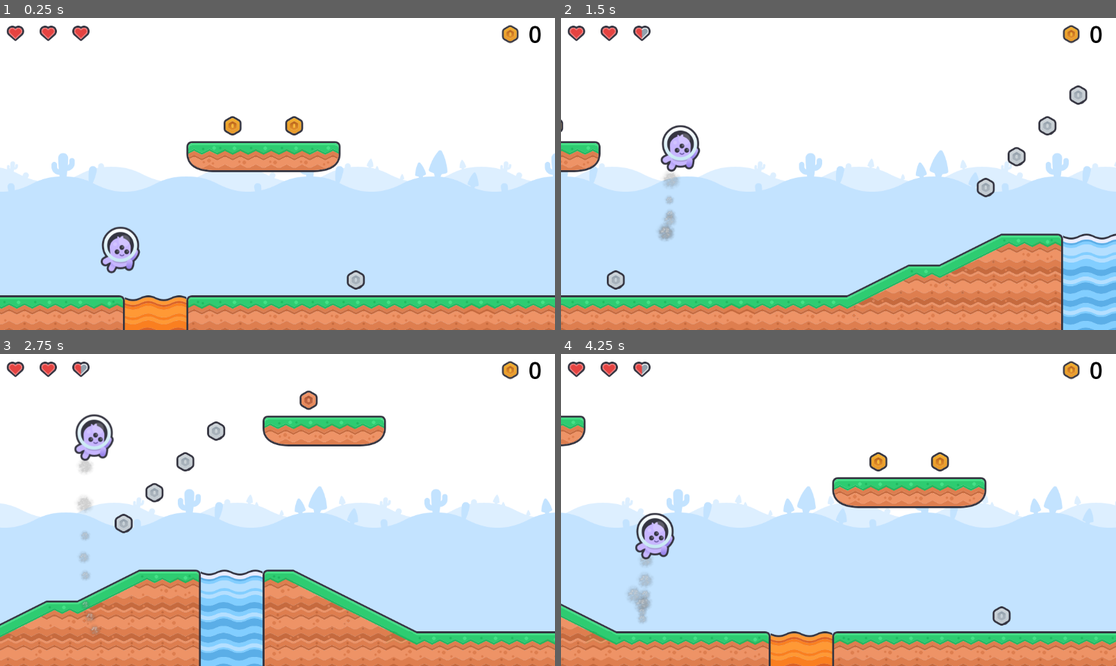
Above: before the commit, frames 1-4 (two rows, left to right).
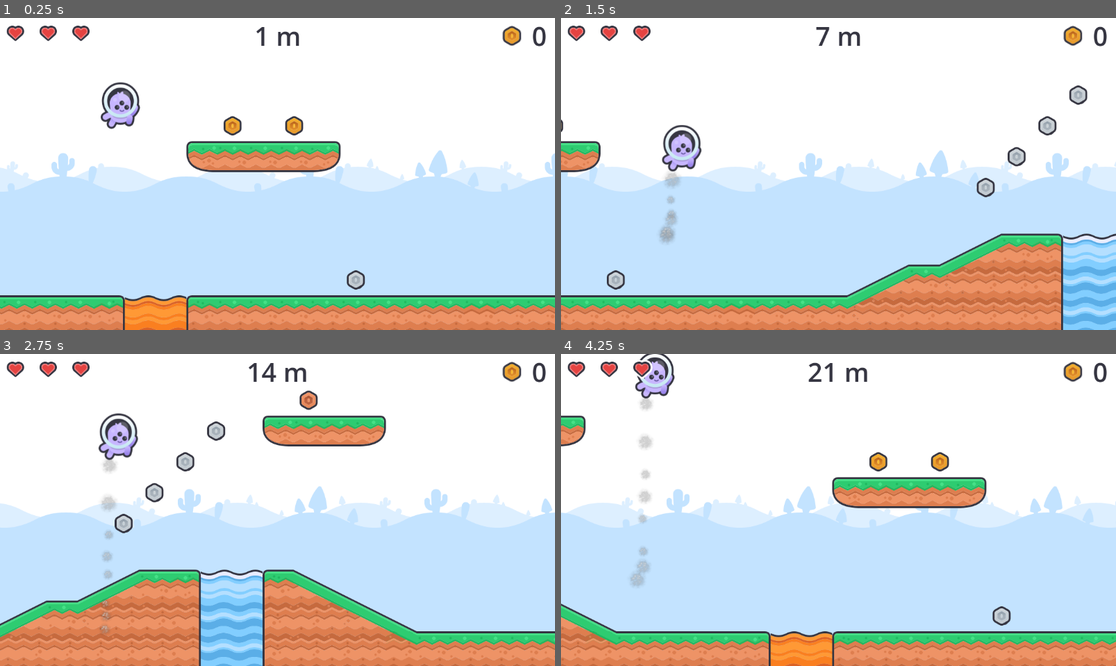
Above: after the commit, the same moments.

Repository: smarthall/20games
Game: Godot game, scene res://infinite_level.tscn
Same seed, same stepped clock (60 frames per second), same inputs: the game is played once before the commit and once after it.
Inputs:
- Up to frame 1 (0.25 s): no input
- Up to frame 2 (1.5 s): hold Space (jetpack) 0.53-1.28 s; tap Space (jetpack) at 1.35 s
- Up to frame 3 (2.75 s): hold Space (jetpack) from 2.03 s (still down)
- Up to frame 4 (4.25 s): release Space (jetpack) at 2.78 s; tap Space (jetpack) at 2.85 s; hold Space (jetpack) from 3.53 s (still down)

The runs differ from the first frame. In frame 1, 2.0% of the frame differs, in the area x 18-99%, y 2-82%; in frame 2, 1.0%; in frame 3, 2.5%; in frame 4, 2.5%, in the area x 12-99%, y 0-87%.

Commit message:
Record the distance travelled

Diff:
--- a/jetpack-joyride/hud.gd
+++ b/jetpack-joyride/hud.gd
@@ -3,9 +3,11 @@
 
 @export var hp: int = 6: set=set_hp, get=get_hp
 @export var coins: int = 0: set=set_coin_count, get=get_coin_count
+@export var distance: float = 0.0: set=set_distance, get=get_distance
 
 @onready var hearts_bar := $Control/HeartsBar
-@onready var coin_label := $Control/MarginContainer/HBoxContainer/CoinCount
+@onready var coin_label := $Control/CoinCountContainer/HBoxContainer/CoinCount
+@onready var distance_label := $Control/Distance
 
 func set_hp(value: int) -> void:
 	hp = value
@@ -21,12 +23,23 @@
 func get_coin_count() -> int:
 	return coins
 
+func set_distance(value: float) -> void:
+	distance = value
+	update_distance()
+
+func get_distance() -> float:
+	return distance
+
 func update_hearts_bar() -> void:
 	hearts_bar.hp = hp
 
 func update_coin_count() -> void:
 	coin_label.text = str(coins)
 
+func update_distance() -> void:
+	distance_label.text = str(roundi(distance)) + " m"
+
 func _ready() -> void:
 	set_hp(hp)
 	set_coin_count(coins)
+	set_distance(distance)
--- a/jetpack-joyride/hud.tscn
+++ b/jetpack-joyride/hud.tscn
@@ -6,10 +6,7 @@
 [ext_resource type="Texture2D" uid="uid://ceogm1vayw6c" path="res://Resources/hud/heart_half.svg" id="4_1xsix"]
 [ext_resource type="Texture2D" uid="uid://dp7im3hupy76i" path="res://Resources/hud/heart_empty.svg" id="5_rftc2"]
 [ext_resource type="Texture2D" uid="uid://c60b4n803djan" path="res://Resources/hud/coin.svg" id="6_1xsix"]
-
-[sub_resource type="LabelSettings" id="LabelSettings_1xsix"]
-font_size = 48
-font_color = Color(0, 0, 0, 1)
+[ext_resource type="LabelSettings" uid="uid://0lk531r1bhuo" path="res://hud_label_settings.tres" id="7_rftc2"]
 
 [node name="HUD" type="CanvasLayer"]
 script = ExtResource("1_37p78")
@@ -33,7 +30,7 @@
 heart_empty = ExtResource("5_rftc2")
 metadata/_custom_type_script = "uid://qgfccohbb0xx"
 
-[node name="MarginContainer" type="MarginContainer" parent="Control"]
+[node name="CoinCountContainer" type="MarginContainer" parent="Control"]
 layout_mode = 1
 anchors_preset = 1
 anchor_left = 1.0
@@ -43,15 +40,27 @@
 grow_horizontal = 0
 theme_override_constants/margin_right = 15
 
-[node name="HBoxContainer" type="HBoxContainer" parent="Control/MarginContainer"]
+[node name="HBoxContainer" type="HBoxContainer" parent="Control/CoinCountContainer"]
 layout_mode = 2
 
-[node name="Sprite2D" type="TextureRect" parent="Control/MarginContainer/HBoxContainer"]
+[node name="Sprite2D" type="TextureRect" parent="Control/CoinCountContainer/HBoxContainer"]
 layout_mode = 2
 texture = ExtResource("6_1xsix")
 expand_mode = 3
 
-[node name="CoinCount" type="Label" parent="Control/MarginContainer/HBoxContainer"]
+[node name="CoinCount" type="Label" parent="Control/CoinCountContainer/HBoxContainer"]
 layout_mode = 2
 text = "000"
-label_settings = SubResource("LabelSettings_1xsix")
+label_settings = ExtResource("7_rftc2")
+
+[node name="Distance" type="Label" parent="Control"]
+layout_mode = 1
+anchors_preset = 5
+anchor_left = 0.5
+anchor_right = 0.5
+offset_left = -20.0
+offset_right = 20.0
+offset_bottom = 23.0
+grow_horizontal = 2
+text = "0 m"
+label_settings = ExtResource("7_rftc2")
--- /dev/null
+++ b/jetpack-joyride/hud_label_settings.tres
@@ -0,0 +1,6 @@
+[gd_resource type="LabelSettings" format=3 uid="uid://0lk531r1bhuo"]
+
+[resource]
+font_size = 54
+font_color = Color(0.207843, 0.207843, 0.254902, 1)
+outline_size = 8
--- a/jetpack-joyride/infinite_level.gd
+++ b/jetpack-joyride/infinite_level.gd
@@ -3,6 +3,7 @@
 @onready var background: ScrollingTilemap = $Background
 @onready var hud: HUD = $HUD
 @onready var player: Player = $Player
+@onready var level_scroller: Scroller = $LevelScroller
 
 const BACKGROUND_TILE_BLANK = Vector2i(2, 0)
 const BACKGROUND_TILE_CACTUS = Vector2i(2, 1)
@@ -30,6 +31,8 @@
 
 	return BACKGROUND_TILE_WEIGHTS[BACKGROUND_TILE_WEIGHTS.keys()[0]]
 
+func _process(delta: float) -> void:
+	hud.distance += (delta * level_scroller.speed) / 100
 
 func _on_background_tilemap_recycle(tilemap: TileMapLayer) -> void:
 	randomize_background_timemap(tilemap)
--- a/jetpack-joyride/infinite_level.tscn
+++ b/jetpack-joyride/infinite_level.tscn
@@ -75,7 +75,7 @@
 tile_set = ExtResource("8_vkx08")
 
 [node name="Player" parent="." instance=ExtResource("5_87hkk")]
-position = Vector2(250, 400)
+position = Vector2(250, 100)
 
 [node name="Area2D" type="Area2D" parent="."]
 position = Vector2(-10, 224)
@@ -84,7 +84,7 @@
 shape = SubResource("RectangleShape2D_87hkk")
 
 [node name="Roof" type="StaticBody2D" parent="."]
-position = Vector2(576, -150)
+position = Vector2(576, -100)
 
 [node name="CollisionShape2D" type="CollisionShape2D" parent="Roof"]
 shape = SubResource("RectangleShape2D_fqwvg")
Not shown, changed: README.md
